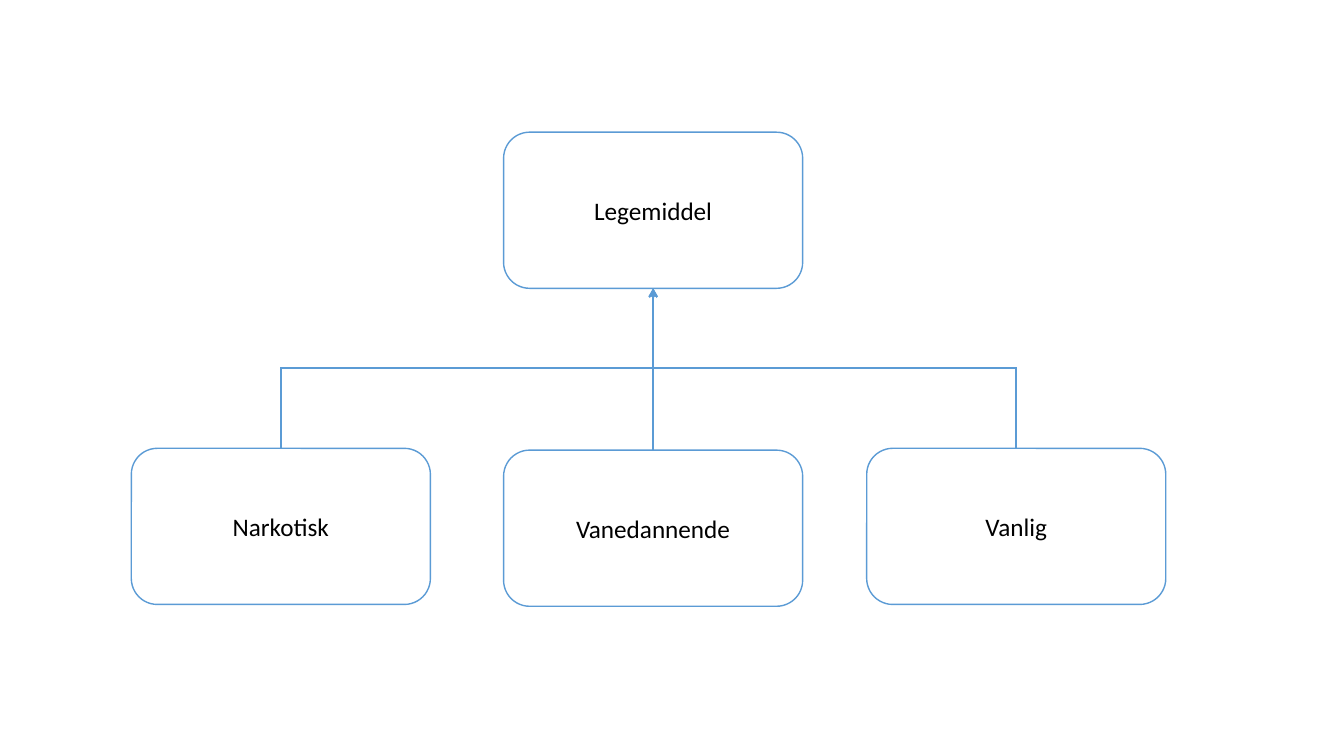
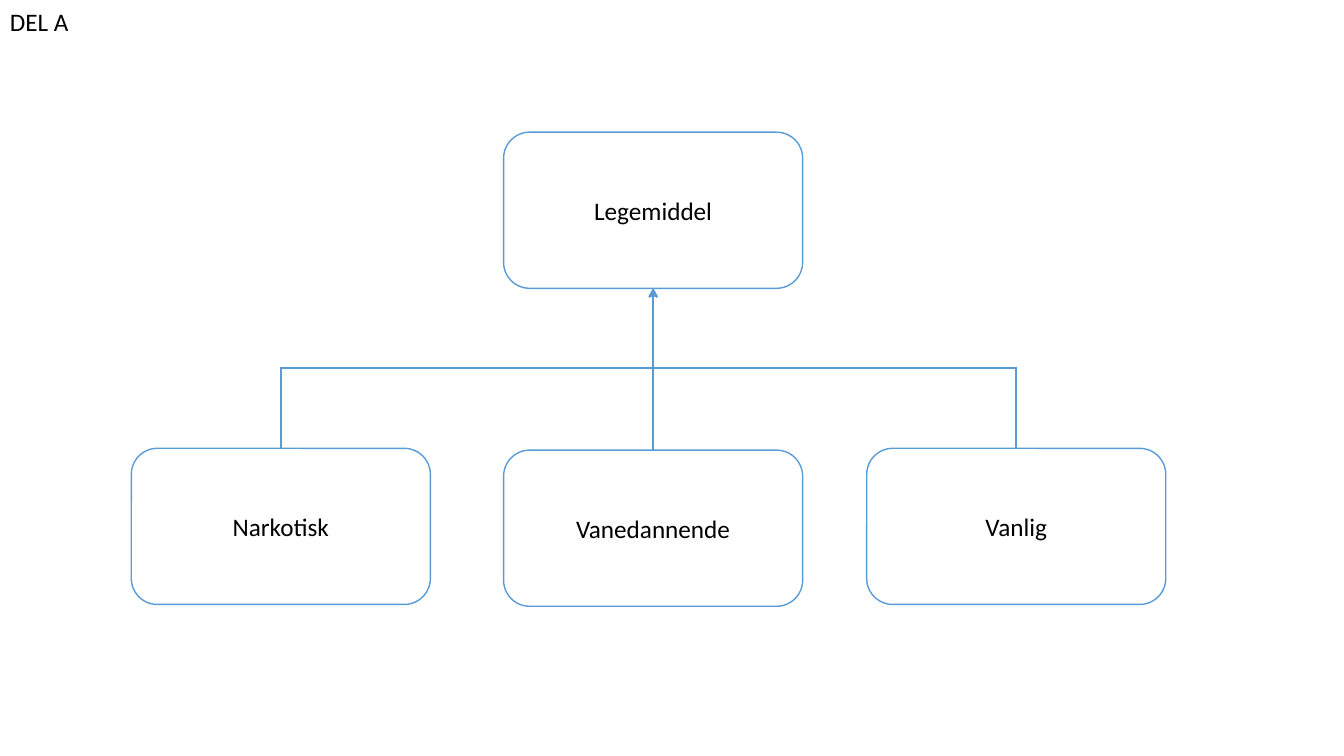
Before and after one commit to jzengler/IN1010, a slide deck: slide 1 of Oblig2/Datastruktur.pptx. Drawn at 1344x756 pixels with LibreOffice and Linux fonts; fonts in the diff are those of the drawing. Boxes give left, top, right and bottom in pixels: in the first picture for what was removed or moved away, otherwise in the second. Text is boxed around its words. In the diff, an @@ line names an element or a change of style, - is before the commit and + after.

```diff
--- a/Oblig2/Datastruktur.pptx
+++ b/Oblig2/Datastruktur.pptx
@@ text added at bbox=[10, 14, 69, 31], 18 pt, text #000000 @@
+DEL A
```
Also in this commit, not shown: 3 other slides changed, 2 other files.
